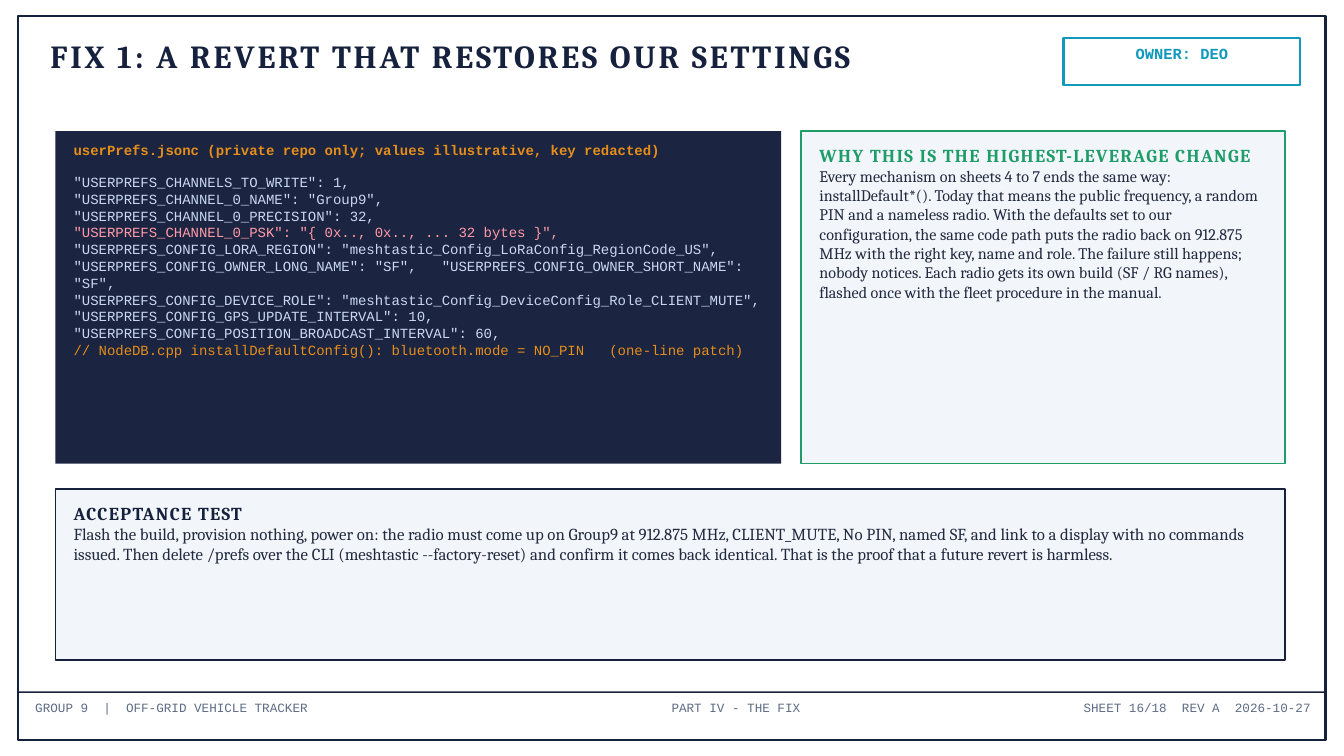
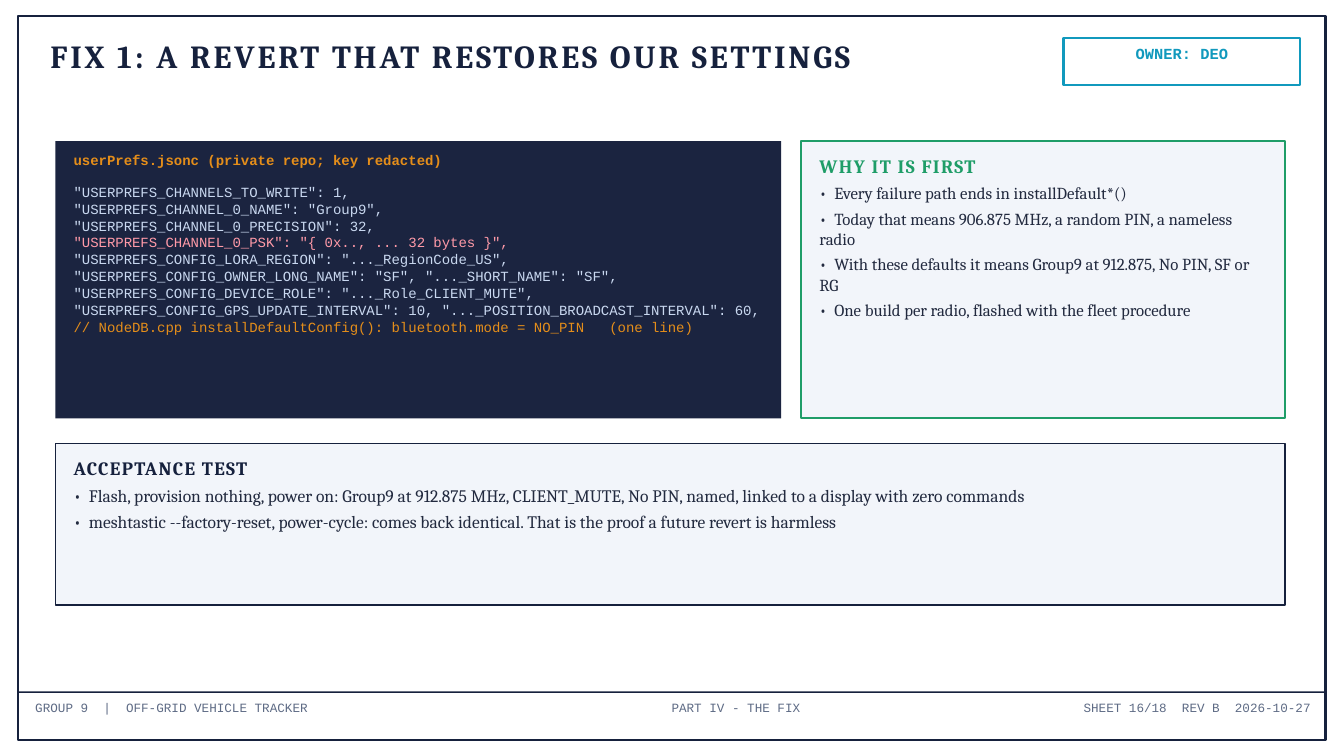
Before and after one commit to deosgracius/offgrid-vehicle-tracker, a slide deck: slide 16 of docs/presentations/Group9_ConfigLoss_RootCause.pptx. Drawn at 1344x756 pixels with LibreOffice and Linux fonts; fonts in the diff are those of the drawing. Boxes give left, top, right and bottom in pixels: in the first picture for what was removed or moved away, otherwise in the second. Text is boxed around its words. In the diff, an @@ line names an element or a change of style, - is before the commit and + after.

```diff
--- a/docs/presentations/Group9_ConfigLoss_RootCause.pptx
+++ b/docs/presentations/Group9_ConfigLoss_RootCause.pptx
@@ rectangle: place and size @@
-rectangle at (55, 131, 781, 464)
+rectangle at (55, 141, 781, 418)
@@ rectangle: place and size @@
-rectangle at (802, 131, 1286, 464)
+rectangle at (802, 141, 1286, 418)
@@ text at (74, 155, 441, 168): text changed @@
-userPrefs.jsonc (private repo only; values illustrative, key redacted)
+userPrefs.jsonc (private repo; key redacted)
@@ text at (819, 160, 1250, 320): text changed; size 11.5 to 12 pt @@
-WHY THIS IS THE HIGHEST-LEVERAGE CHANGE
-Every mechanism on sheets 4 to 7 ends the same way: installDefault*(). Today that means the public frequency, a random PIN and a nameless radio. With the defaults set to our configuration, the same code path puts the radio back on 912.875 MHz with the right key, name and role. The failure still happens; nobody notices. Each radio gets its own build (SF / RG names), flashed once with the fleet procedure in the manual.
+WHY IT IS FIRST
+• Every failure path ends in installDefault*()
+• Today that means 906.875 MHz, a random PIN, a nameless radio
+• With these defaults it means Group9 at 912.875, No PIN, SF or RG
+• One build per radio, flashed with the fleet procedure
@@ text ""USERPREFS_CHANNELS_TO_WRITE": 1,": place and size @@
-text ""USERPREFS_CHANNELS_TO_WRITE": 1," at (74, 177, 760, 358)
+text ""USERPREFS_CHANNELS_TO_WRITE": 1," at (74, 187, 760, 335)
@@ text at (74, 237, 760, 335): text changed @@
-"USERPREFS_CHANNEL_0_PSK": "{ 0x.., 0x.., ... 32 bytes }",
-"USERPREFS_CONFIG_LORA_REGION": "meshtastic_Config_LoRaConfig_RegionCode_US",
-"USERPREFS_CONFIG_OWNER_LONG_NAME": "SF", "USERPREFS_CONFIG_OWNER_SHORT_NAME": "SF",
-"USERPREFS_CONFIG_DEVICE_ROLE": "meshtastic_Config_DeviceConfig_Role_CLIENT_MUTE",
-"USERPREFS_CONFIG_GPS_UPDATE_INTERVAL": 10, "USERPREFS_CONFIG_POSITION_BROADCAST_INTERVAL": 60,
-// NodeDB.cpp installDefaultConfig(): bluetooth.mode = NO_PIN (one-line patch)
+"USERPREFS_CHANNEL_0_PSK": "{ 0x.., ... 32 bytes }",
+"USERPREFS_CONFIG_LORA_REGION": "..._RegionCode_US",
+"USERPREFS_CONFIG_OWNER_LONG_NAME": "SF", "..._SHORT_NAME": "SF",
+"USERPREFS_CONFIG_DEVICE_ROLE": "..._Role_CLIENT_MUTE",
+"USERPREFS_CONFIG_GPS_UPDATE_INTERVAL": 10, "..._POSITION_BROADCAST_INTERVAL": 60,
+// NodeDB.cpp installDefaultConfig(): bluetooth.mode = NO_PIN (one line)
@@ rectangle: place and size @@
-rectangle at (55, 489, 1286, 660)
+rectangle at (55, 444, 1286, 605)
@@ text at (74, 462, 247, 475): size 13 to 13.5 pt in "ACCEPTANCE TEST" @@
@@ text "ACCEPTANCE TEST": place and size @@
-text "ACCEPTANCE TEST" at (74, 507, 1244, 564)
+text "ACCEPTANCE TEST" at (74, 462, 1024, 532)
@@ text at (89, 490, 1024, 532): text changed; size 12 to 12.5 pt @@
-Flash the build, provision nothing, power on: the radio must come up on Group9 at 912.875 MHz, CLIENT_MUTE, No PIN, named SF, and link to a display with no commands issued. Then delete /prefs over the CLI (meshtastic --factory-reset) and confirm it comes back identical. That is the proof that a future revert is harmless.
+• Flash, provision nothing, power on: Group9 at 912.875 MHz, CLIENT_MUTE, No PIN, named, linked to a display with zero commands
+• meshtastic --factory-reset, power-cycle: comes back identical. That is the proof a future revert is harmless
@@ text at (1084, 703, 1311, 712): text changed @@
-SHEET 16/18 REV A 2026-10-27
+SHEET 16/18 REV B 2026-10-27
```
Also in this commit, not shown: 16 other slides changed, 1 slide added, 1 slide removed, 4 other files.
